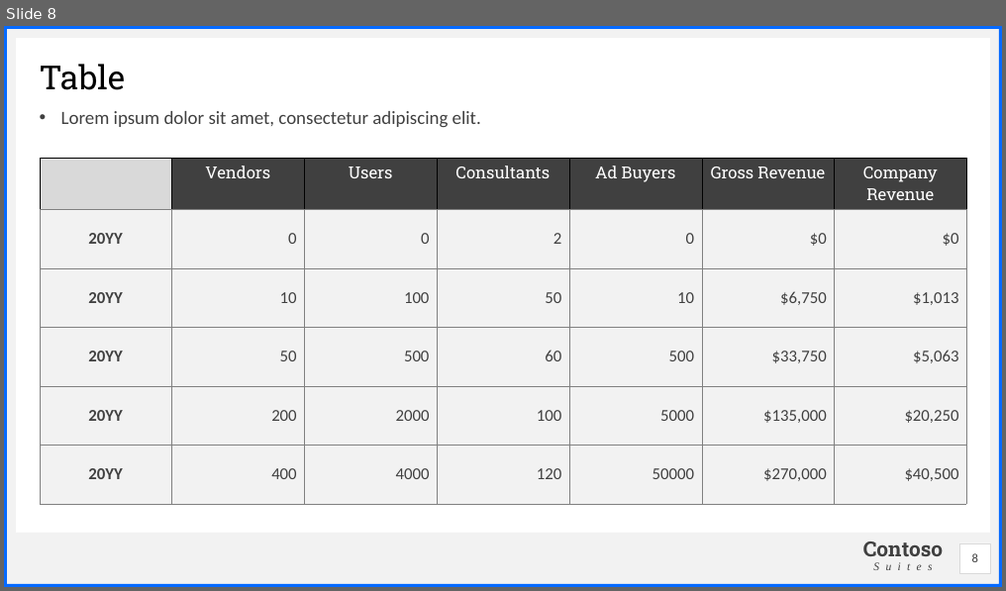
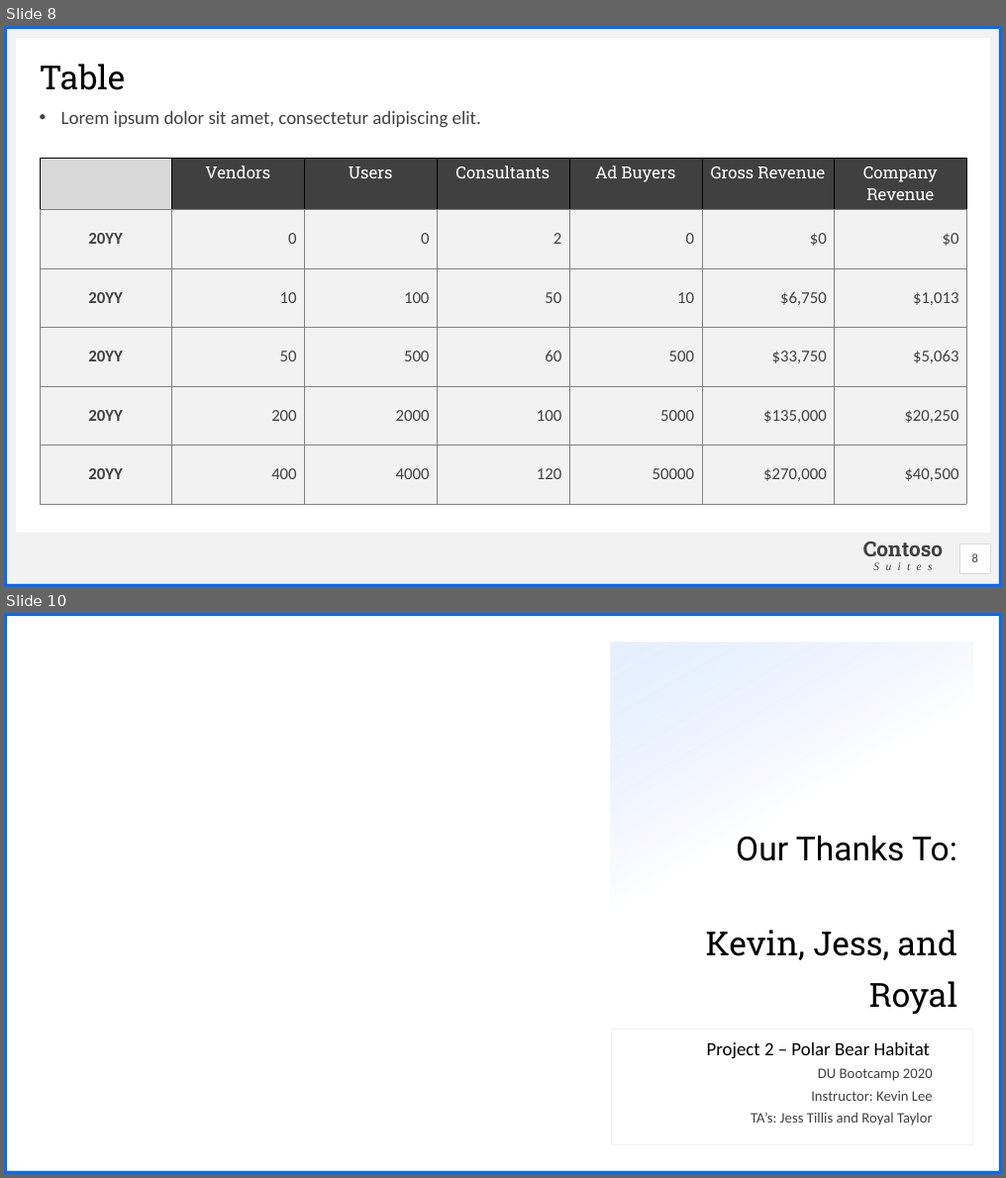
Before and after one commit to ChrisJtron/Polar_Bear_Habitat, a slide deck: BC repo/Polar Bear Tracking.pptx. Shown one above the other, each under a label of ours: slide 8 before the commit, slides 8 and 10 after it; the slides between them are not shown. The pictures are 1006x591 and 1006x1178 pixels, drawn with LibreOffice and Linux fonts; fonts in the diff are those of the drawing; background and template pictures are left out. Boxes give left, top, right and bottom in pixels: in the first picture for what was removed or moved away, otherwise in the second. Text is boxed around its words. In the diff, an @@ line names an element or a change of style, - is before the commit and + after.

```diff
--- a/BC repo/Polar Bear Tracking.pptx
+++ b/BC repo/Polar Bear Tracking.pptx
@@ slide 10 added at (x1=4, y1=613, x2=1002, y2=1174), background picture (left out); not listed: 1 template element that a slide beside it also shows @@
@@ rectangle added at (x1=4, y1=613, x2=1002, y2=625), fill #FFFFFF @@
@@ rectangle added at (x1=4, y1=621, x2=16, y2=1163), fill #FFFFFF @@
@@ title added at (x1=611, y1=642, x2=973, y2=1029), fill gradient #CDE1FF to #FFFFFF, 32 pt, text #000000 @@
+Our Thanks To:
+Kevin, Jess, and Royal
@@ rectangle added at (x1=991, y1=621, x2=1002, y2=1163), fill #FFFFFF @@
@@ subtitle added at (x1=611, y1=1029, x2=973, y2=1145), fill #FFFFFF at 80% opacity, outline #056AFF 0.25 pt, 18 pt, text #000000 @@
+Project 2 – Polar Bear Habitat
@@ text added at (x1=818, y1=1068, x2=933, y2=1081), 14 pt, text #404040 @@
+DU Bootcamp 2020
@@ text added at (x1=750, y1=1112, x2=933, y2=1126), 14 pt, text #404040 @@
+TA’s: Jess Tillis and Royal Taylor
@@ text added at (x1=811, y1=1091, x2=933, y2=1101), 14 pt, text #404040 @@
+Instructor: Kevin Lee
```
Also in this commit, not shown: 1 slide changed, 3 other slides added, 5 slides removed, 3 other files.
